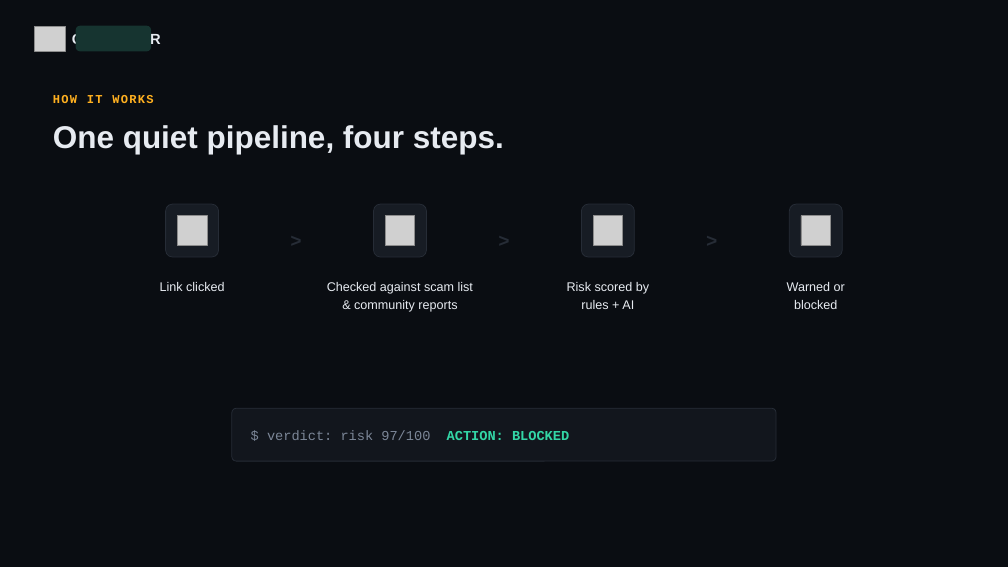
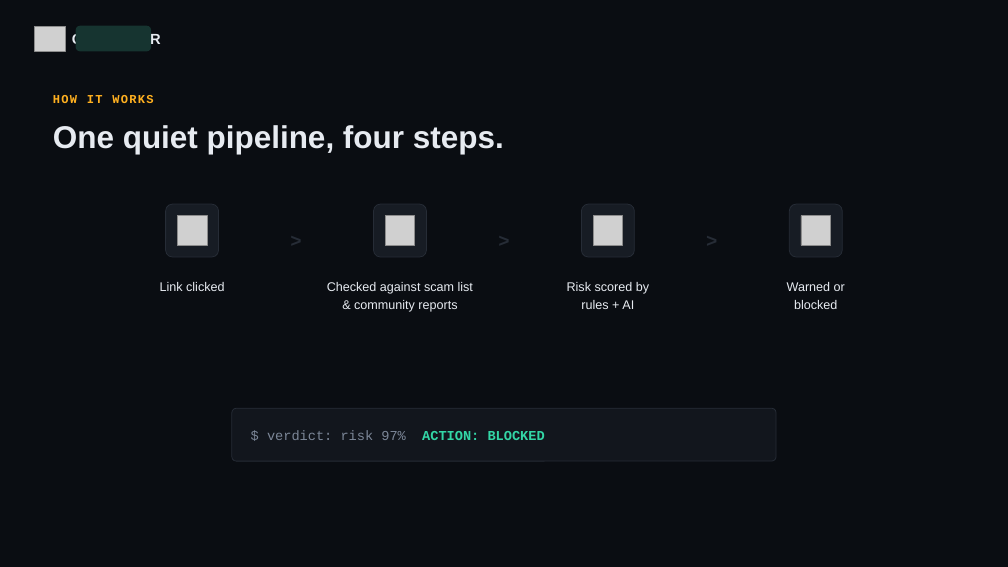
Before and after one commit to Pandey-Arnav/OverSeer, a slide deck: slide 3 of deck/overseer-deck.pptx. Drawn at 1008x567 pixels with LibreOffice and Linux fonts; fonts in the diff are those of the drawing; grey boxes stand for pictures. Boxes give left, top, right and bottom in pixels: in the first picture for what was removed or moved away, otherwise in the second. Text is boxed around its words. In the diff, an @@ line names an element or a change of style, - is before the commit and + after.

Commit message:
Deck: fix risk score/confidence to percentages, matching website
The pitch deck still showed the old 0-100 and 0-1 scales (94/100,
0.91 confidence, risk 97/100) after the website switched to
percentages. Updates build_deck.js and hand-patches the built
overseer-deck.pptx to match (Node wasn't available in this
environment to regenerate it from source).

```diff
--- a/deck/overseer-deck.pptx
+++ b/deck/overseer-deck.pptx
@@ text at [267,430,545,440]: text changed @@
-$ verdict: risk 97/100 ACTION: BLOCKED
+$ verdict: risk 97% ACTION: BLOCKED
```
Also in this commit, not shown: 1 other slide changed, 1 other file.
